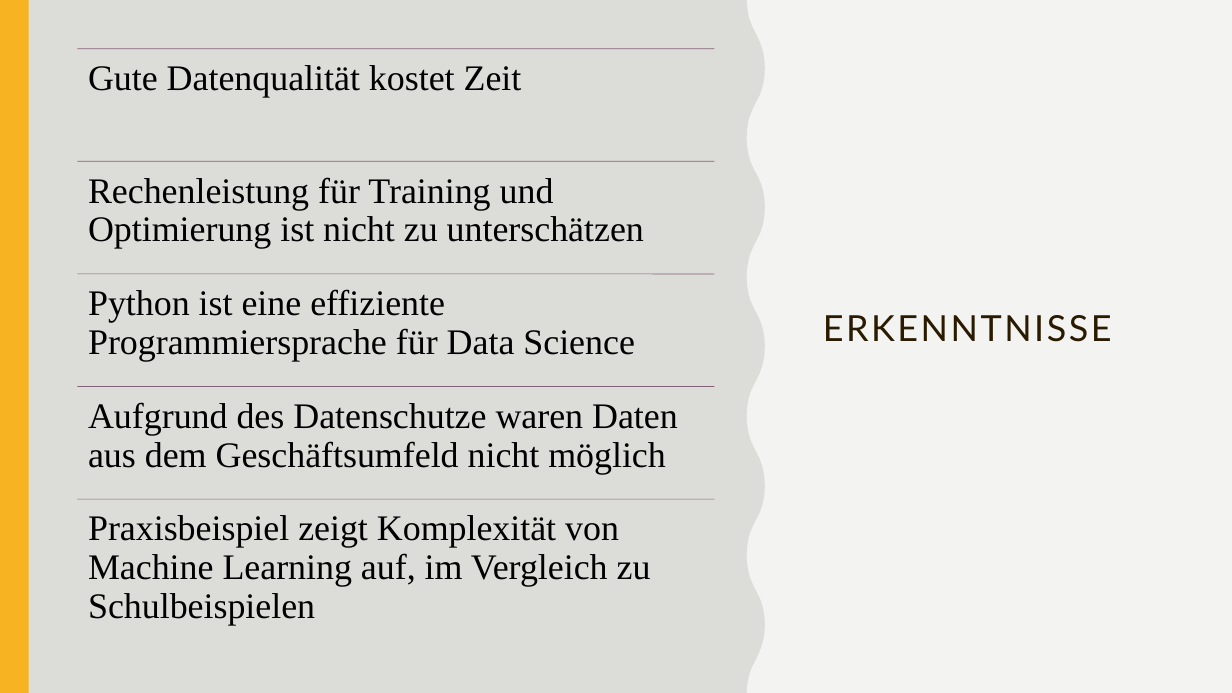
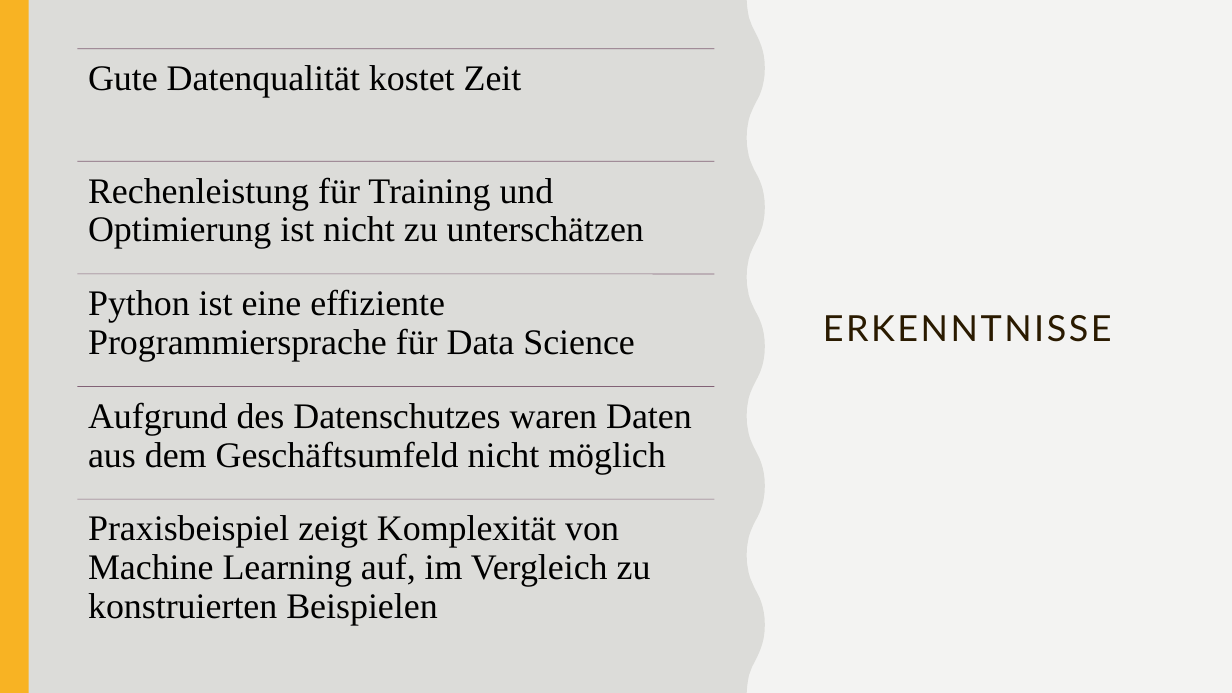
Before and after one commit to maggi71/ml-corona, a slide deck: slide 9 of resources/documentation/Abschlusspraesentation.pptx. Drawn at 1232x693 pixels with LibreOffice and Linux fonts; fonts in the diff are those of the drawing. Boxes give left, top, right and bottom in pixels: in the first picture for what was removed or moved away, otherwise in the second. Text is boxed around its words. In the diff, an @@ line names an element or a change of style, - is before the commit and + after.

```diff
--- a/resources/documentation/Abschlusspraesentation.pptx
+++ b/resources/documentation/Abschlusspraesentation.pptx
@@ text at (88,402,692,474): text changed @@
-Aufgrund des Datenschutze waren Daten aus dem Geschäftsumfeld nicht möglich
+Aufgrund des Datenschutzes waren Daten aus dem Geschäftsumfeld nicht möglich
@@ text at (88,515,651,626): text changed @@
-Praxisbeispiel zeigt Komplexität von Machine Learning auf, im Vergleich zu Schulbeispielen
+Praxisbeispiel zeigt Komplexität von Machine Learning auf, im Vergleich zu konstruierten Beispielen
```
Also in this commit, not shown: 7 other slides changed, 1 other file.
